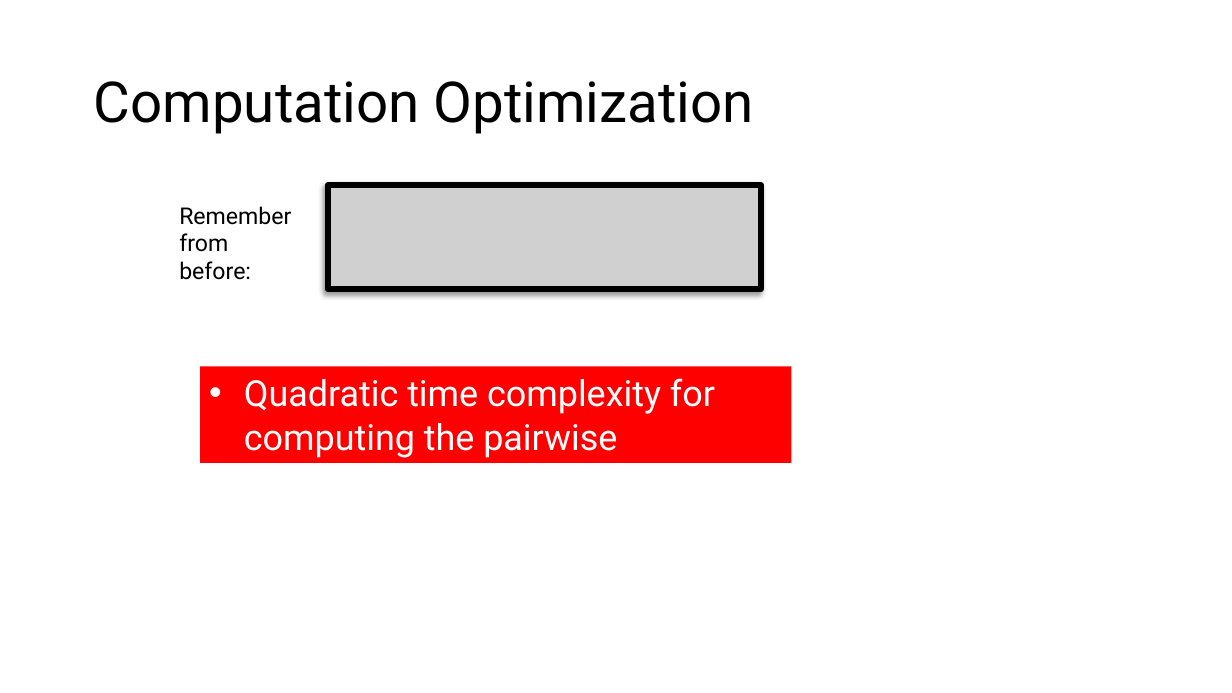
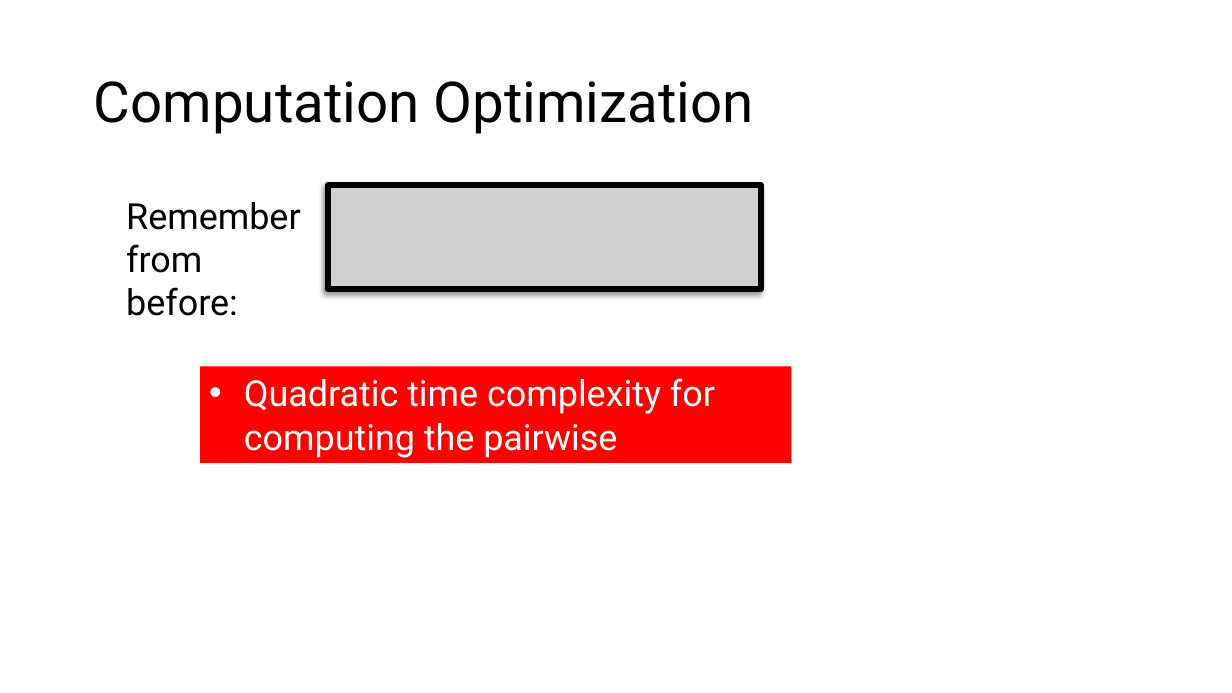
Before and after one commit to HaseebLUMS/Onyx-Presentation, a slide deck: slide 160 of thesis-latency-fairness.pptx. Drawn at 1232x693 pixels with LibreOffice and Linux fonts; fonts in the diff are those of the drawing; grey boxes stand for pictures. Boxes give left, top, right and bottom in pixels: in the first picture for what was removed or moved away, otherwise in the second. Text is boxed around its words. In the diff, an @@ line names an element or a change of style, - is before the commit and + after.

```diff
--- a/thesis-latency-fairness.pptx
+++ b/thesis-latency-fairness.pptx
@@ text "Remember from before:": place and size @@
-text "Remember from before:" at [179, 206, 291, 280]
+text "Remember from before:" at [126, 202, 300, 316]
@@ text "Remember from before:" at [126, 202, 300, 316]: size 18 to 28 pt @@
```
Also in this commit, not shown: 4 other slides changed.
